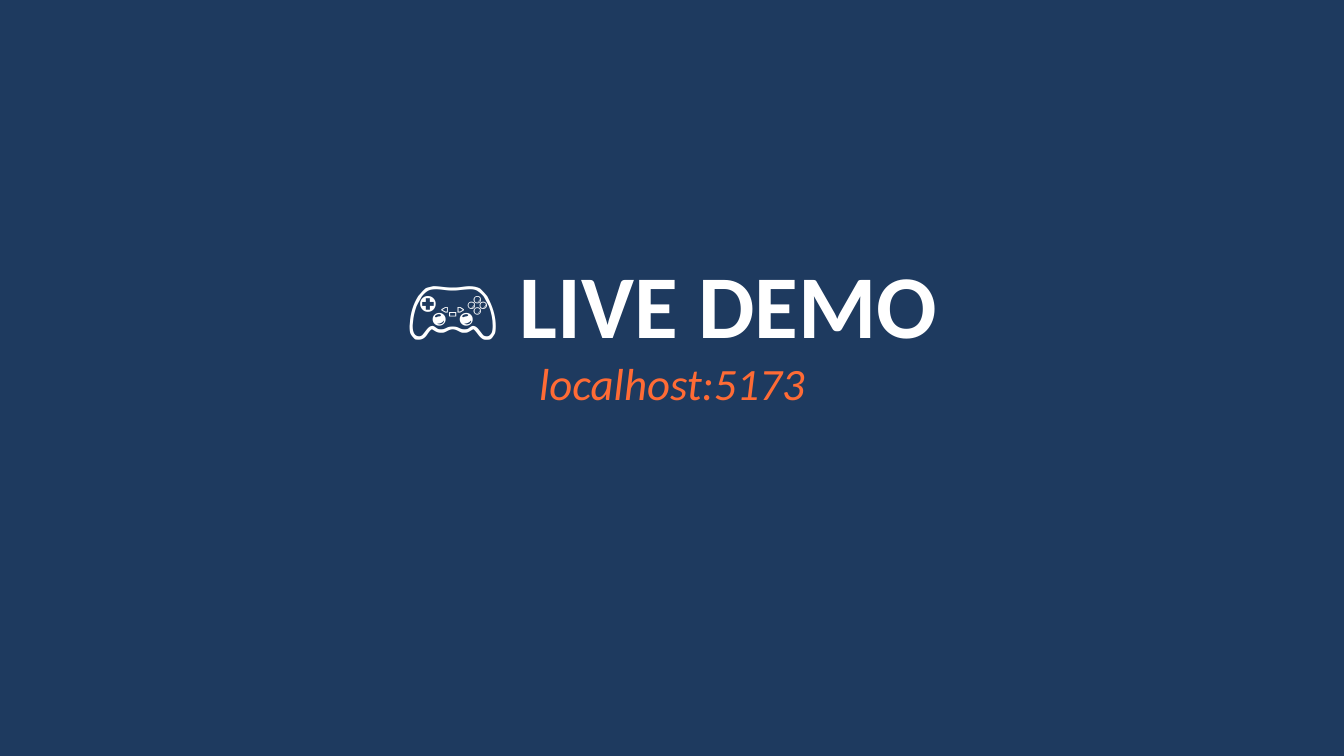
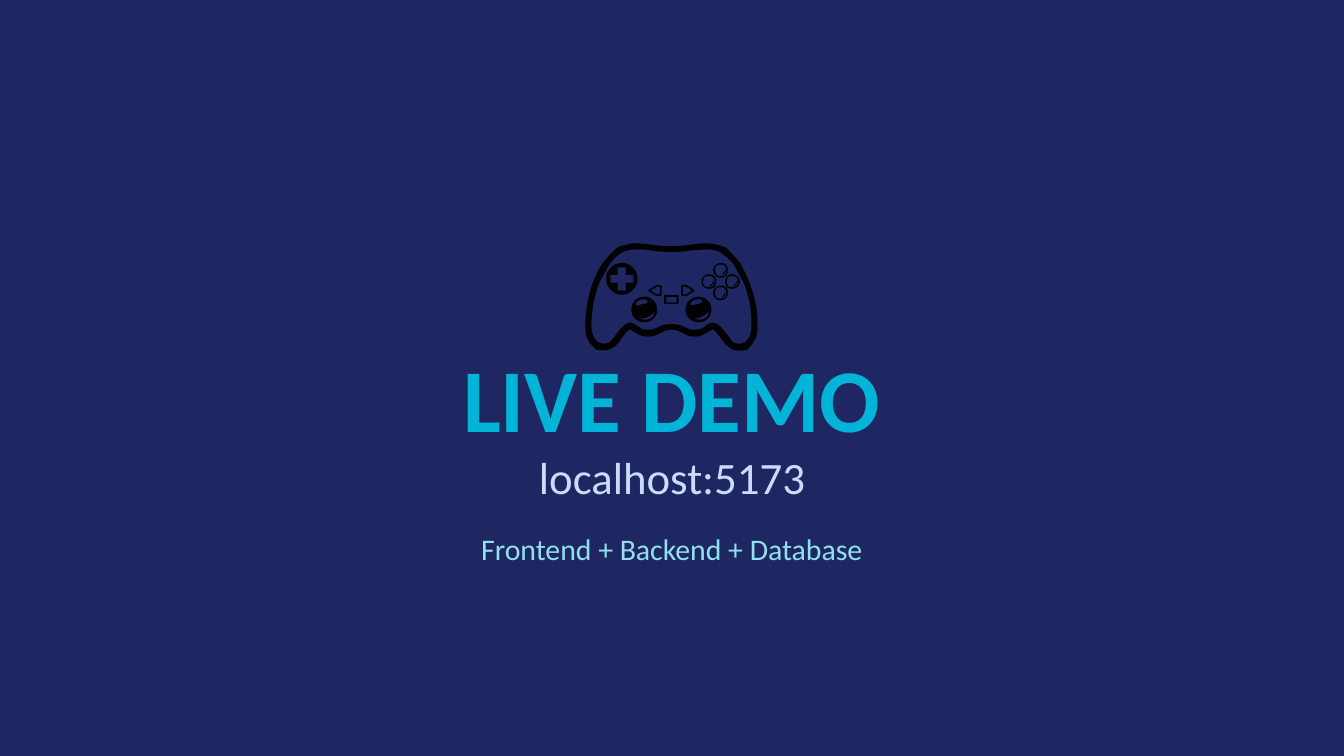
Before and after one commit to Pipo0911/LB-Projekt-M223_Philipp-Seewer, a slide deck: slide 8 of M223_Presentation.pptx (slide 7 before the commit). Drawn at 1344x756 pixels with LibreOffice and Linux fonts; fonts in the diff are those of the drawing. Boxes give left, top, right and bottom in pixels: in the first picture for what was removed or moved away, otherwise in the second. Text is boxed around its words. In the diff, an @@ line names an element or a change of style, - is before the commit and + after.

```diff
--- a/M223_Presentation.pptx
+++ b/M223_Presentation.pptx
@@ background #1E3A5F to #1E2761 @@
@@ text added at [0, 161, 1344, 296], 96 pt, text #000000 @@
+🎮
@@ text at [463, 373, 880, 433]: text changed; size 24 to 48 pt; text colour #FF6B35 to #00B4D8; bold on; italic off @@
-🎮 LIVE DEMO
-localhost:5173
+LIVE DEMO
@@ text added at [539, 463, 805, 495], 24 pt, text #CADCFC @@
+localhost:5173
@@ text added at [481, 539, 863, 560], 16 pt, text #90E0EF @@
+Frontend + Backend + Database
```
Also in this commit, not shown: 3 other slides changed, 5 slides added, 4 slides removed, 1 other file.
